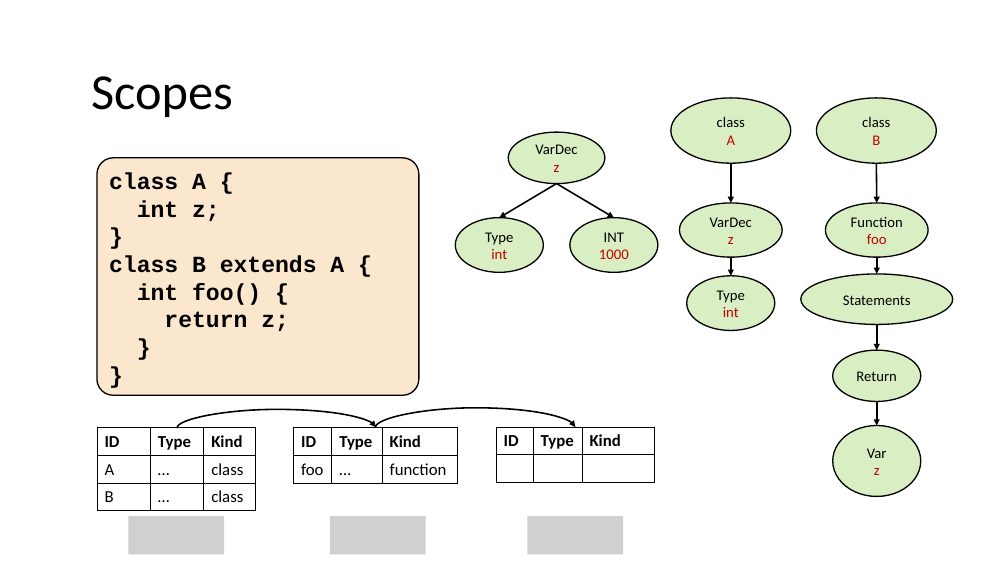
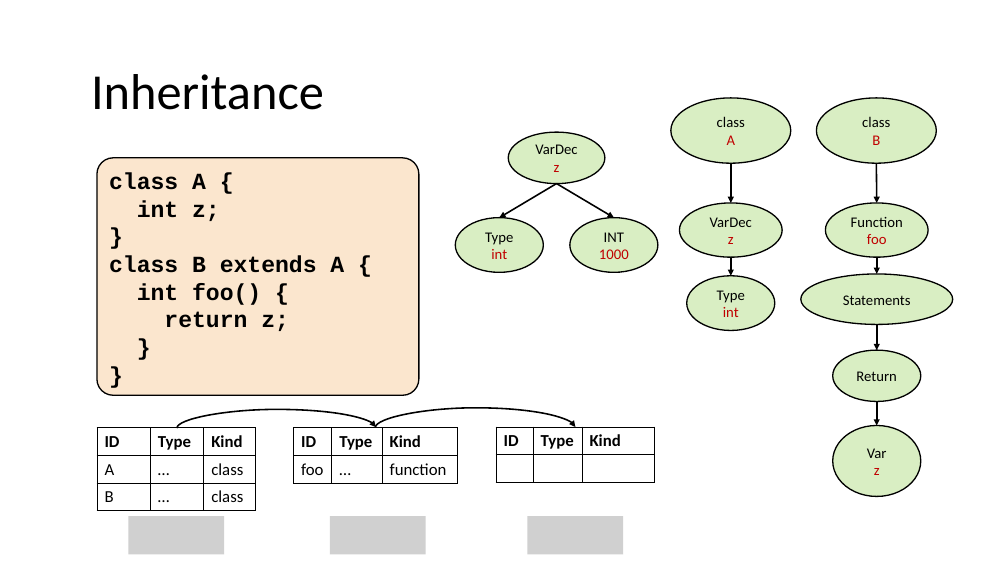
Before and after one commit to nivshani/compilation, a slide deck: slide 112 of slides/semantic.pptx (slide 110 before the commit). Drawn at 1008x567 pixels with LibreOffice and Linux fonts; fonts in the diff are those of the drawing; grey boxes stand for pictures. Boxes give left, top, right and bottom in pixels: in the first picture for what was removed or moved away, otherwise in the second. Text is boxed around its words. In the diff, an @@ line names an element or a change of style, - is before the commit and + after.

```diff
--- a/slides/semantic.pptx
+++ b/slides/semantic.pptx
@@ text at [91,74,324,110]: text changed @@
-Scopes
+Inheritance
```
Also in this commit, not shown: 12 other slides changed, 10 slides added, 8 slides removed, 1 other file.
